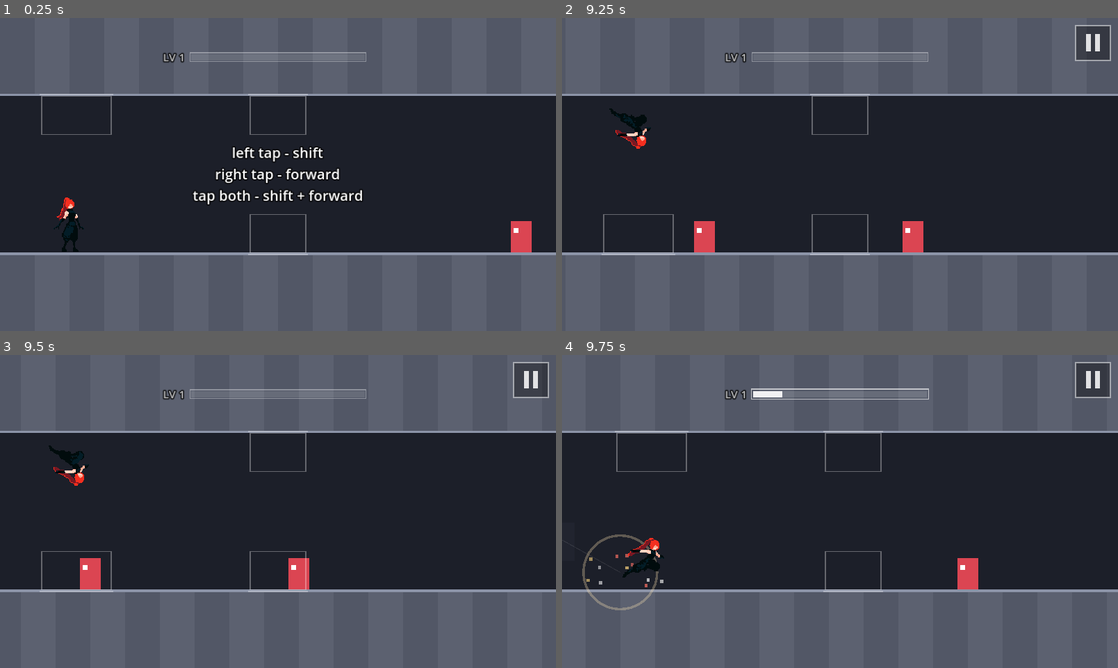
Above: before the commit, frames 1-4 (two rows, left to right).
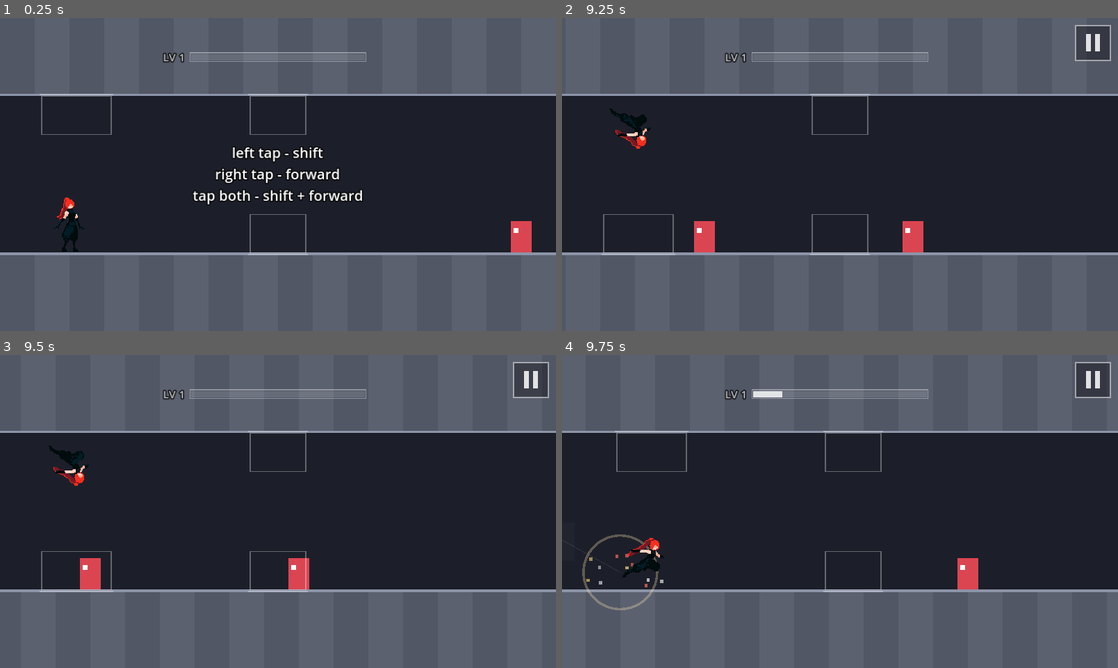
Above: after the commit, the same moments.

Repository: fredsbreads/game-off
Game: Godot game, scene res://scenes/main.tscn
Two runs of this game, one before a commit and one after it. Both use one fixed random seed, a clock stepped at 60 frames per second and the inputs below.
Inputs (mouse positions are in pixels of both pictures, inside the frame that each line leads up to):
- Up to frame 1 (0.25 s): no input
- Up to frame 2 (9.25 s): tap Enter at 0.5, 5, 5.75, 6.5, 7.25 s; move the mouse to (812, 237) at 0.52 s; hold J (tp_vertical) 0.53-1.28 s; hold K (tp_forward) 0.53-2.03 s; click (812, 237) at 0.67 s; move the mouse to (1006, 221) at 1.27 s; tap Shift every 1.5 s from 1.35 to 8.85 s; move the mouse to (673, 127) at 2.02 s; hold J (tp_vertical) 2.03-2.78 s; move the mouse to (867, 174) at 2.77 s; click (867, 174) at 2.92 s; move the mouse to (756, 96) at 3.52 s; hold J (tp_vertical) 3.53-4.28 s; move the mouse to (962, 158) at 4.27 s; hold K (tp_forward) 4.28-8.03 s; move the mouse to (728, 190) at 5.02 s; hold J (tp_vertical) 5.03-5.78 s; click (728, 190) at 5.17 s; move the mouse to (895, 105) at 5.77 s; move the mouse to (812, 237) at 6.52 s; hold J (tp_vertical) 6.53-7.28 s; move the mouse to (1006, 221) at 7.27 s; click (1006, 221) at 7.42 s; move the mouse to (673, 127) at 8.02 s; hold J (tp_vertical) 8.03-8.78 s; move the mouse to (867, 174) at 8.77 s
- Up to frame 3 (9.5 s): no input
- Up to frame 4 (9.75 s): move the mouse to (756, 433) at 9.52 s; hold K (tp_forward) from 9.53 s (still down); hold J (tp_vertical) from 9.53 s (still down); click (756, 433) at 9.67 s

Frames 1-3 are identical in both runs. In frame 4, 0.4% of the frame differs, in the area x 34-66%, y 10-15%.

Commit message:
Progress bar acts out how a chain counts
PERFECT grows an extra half in gold, CLEAN turns solid, a dropped
chain's lost half crumbles off, then the bar flashes.

Diff:
--- a/scripts/hud.gd
+++ b/scripts/hud.gd
@@ -49,6 +49,16 @@
 const PROGRESS_FILL := Color(1, 1, 1, 0.9)
 const PROGRESS_PENDING := Color(0.6, 0.6, 0.6, 0.75)   # this chain's kills, not yet counted
 const PROGRESS_EMPTY := Color(1, 1, 1, 0.12)
+const PROGRESS_BONUS := Color(1.0, 0.85, 0.3)        # PERFECT's extra half, growing in
+const PROGRESS_CRUMBLE := Color(0.6, 0.6, 0.6)       # a dropped chain's lost half, falling off
+# When a chain ends, the bar acts out its grade before the kills count:
+# RESULT_ACT seconds of growing / crumbling / turning solid, then a short hold.
+const RESULT_ACT := 0.35
+const RESULT_HOLD := 0.2
+const CRUMBLE_PIECE := 8.0     # pixels
+const CRUMBLE_FALL := 18.0     # pixels the pieces drop
+var _result := {}              # the chain being shown (empty = none)
+var _result_t := 0.0
 var _progress: Control
 var _progress_level: Label
 var _p_bar := 0.0
@@ -148,7 +158,8 @@
 	_rotate.add_child(_rotate_sprite)
 
 
-func _process(_delta: float) -> void:
+func _process(delta: float) -> void:
+	_process_result(delta)
 	_rotate.visible = needs_portrait()
 	var view := get_viewport().get_visible_rect().size
 	if _rotate.visible:
@@ -200,6 +211,8 @@
 	_p_bar = bar
 	_p_size = maxf(bar_size, 0.001)
 	_p_pending = pending
+	if not _result.is_empty():
+		level = _result["level"]
 	var view := get_viewport().get_visible_rect().size
 	_progress.position = Vector2((view.x - PROGRESS_SIZE.x) / 2.0, maxf(ceiling_y * 0.5, 30.0) - PROGRESS_SIZE.y / 2.0)
 	_progress_level.text = "LV %d" % level
@@ -209,6 +222,27 @@
 
 func hide_progress() -> void:
 	_progress.visible = false
+
+
+## Shows how a finished chain counts: `kills` were grey (pending) on top of
+## `old_bar`. PERFECT grows an extra half in gold, CLEAN/SINGLE turn solid,
+## DROPPED loses half, which crumbles off. Then the bar flashes and shows
+## the real values again (set_progress).
+func show_chain_result(grade: String, kills: int, old_bar: float, bar_size: float, level: int) -> void:
+	var gain := minf(kills * float(Progression.MULTIPLIER[grade]), bar_size - old_bar)
+	_result = {"grade": grade, "kills": float(kills), "base": old_bar, "gain": maxf(gain, 0.0),
+		"size": maxf(bar_size, 0.001), "level": level}
+	_result_t = 0.0
+
+
+func _process_result(delta: float) -> void:
+	if _result.is_empty():
+		return
+	_result_t += delta
+	_progress.queue_redraw()
+	if _result_t >= RESULT_ACT + RESULT_HOLD:
+		_result = {}
+		pulse_progress()
 
 
 ## A short flash on the bar when a chain is added to it.
@@ -237,6 +271,10 @@
 	var s := PROGRESS_SIZE
 	var full := Rect2(Vector2.ZERO, s)
 	_progress.draw_rect(full, PROGRESS_EMPTY)
+	if not _result.is_empty():
+		_draw_result()
+		_progress.draw_rect(full.grow(2.0), Color(1, 1, 1, 0.35), false, 2.0)
+		return
 	var filled := s.x * clampf(_p_bar / _p_size, 0.0, 1.0)
 	var pending := minf(s.x * _p_pending / _p_size, s.x - filled)
 	if pending > 0.0:
@@ -245,6 +283,39 @@
 		_progress.draw_rect(Rect2(0, 0, filled, s.y), PROGRESS_FILL)
 	var outline := Color(1, 1, 1, 0.35 + 0.65 * _p_pulse)
 	_progress.draw_rect(full.grow(2.0 + 3.0 * _p_pulse), outline, false, 2.0)
+
+
+func _draw_result() -> void:
+	var s := PROGRESS_SIZE
+	var px := s.x / float(_result["size"])
+	var base := minf(float(_result["base"]) * px, s.x)
+	var kills := minf(float(_result["kills"]) * px, s.x - base)
+	var gain := minf(float(_result["gain"]) * px, s.x - base)
+	var p := ease(clampf(_result_t / RESULT_ACT, 0.0, 1.0), 0.4)   # fast start, soft end
+	var hold := clampf((_result_t - RESULT_ACT) / RESULT_HOLD, 0.0, 1.0)
+	if base > 0.0:
+		_progress.draw_rect(Rect2(0, 0, base, s.y), PROGRESS_FILL)
+	match _result["grade"]:
+		"PERFECT":
+			_progress.draw_rect(Rect2(base, 0, kills, s.y), PROGRESS_PENDING.lerp(PROGRESS_FILL, hold))
+			var extra := maxf(gain - kills, 0.0) * p
+			if extra > 0.0:
+				_progress.draw_rect(Rect2(base + kills, 0, extra, s.y), PROGRESS_BONUS.lerp(PROGRESS_FILL, hold))
+		"DROPPED":
+			_progress.draw_rect(Rect2(base, 0, gain, s.y), PROGRESS_PENDING.lerp(PROGRESS_FILL, hold))
+			# The lost half breaks into pieces that fall and fade.
+			var x := base + gain
+			var i := 0
+			while x < base + kills - 0.01:
+				var w := minf(CRUMBLE_PIECE, base + kills - x)
+				var fall := CRUMBLE_FALL * p * (0.7 + 0.15 * (i % 3))
+				var c := PROGRESS_CRUMBLE
+				c.a = 1.0 - p
+				_progress.draw_rect(Rect2(x + 1.0, fall, w - 2.0, s.y), c)
+				x += w
+				i += 1
+		_:   # CLEAN, SINGLE: counts as it is
+			_progress.draw_rect(Rect2(base, 0, kills, s.y), PROGRESS_PENDING.lerp(PROGRESS_FILL, p))
 
 
 func show_start(best: int) -> void:
--- a/scripts/main.gd
+++ b/scripts/main.gd
@@ -493,14 +493,17 @@
 ## dropped: TOO SLOW or MISSED).
 func _end_chain(grade: String, word: String = "") -> void:
 	if chain > 0:
+		var old_bar := progression.bar
+		var old_size := progression.bar_size()
+		var old_level := progression.level
 		var levelled := progression.add_chain(chain, grade)
+		hud.show_chain_result(grade, chain, old_bar, old_size, old_level)
 		if grade != "SINGLE":
 			var above := Vector2(player.x * Rules.TILE, Rules.body_center_y(player.row) - Rules.TILE * 1.4)
 			if player.row == Rules.Row.CEILING:
 				above.y += Rules.TILE * 2.8
 			fx.text(above, word if word != "" else grade, 30, GRADE_COLORS[grade], Rules.RUN_SPEED * Rules.TILE, GRADE_TEXT_LIFE,
 					-1.0 if player.row == Rules.Row.CEILING else 1.0)   # drift away from her row
-		hud.pulse_progress()
 		if levelled:
 			level.level = progression.level
 			level.rebuild_ahead(cam.left() / Rules.TILE + CameraRig.VIEW_TILES + 1.0)
